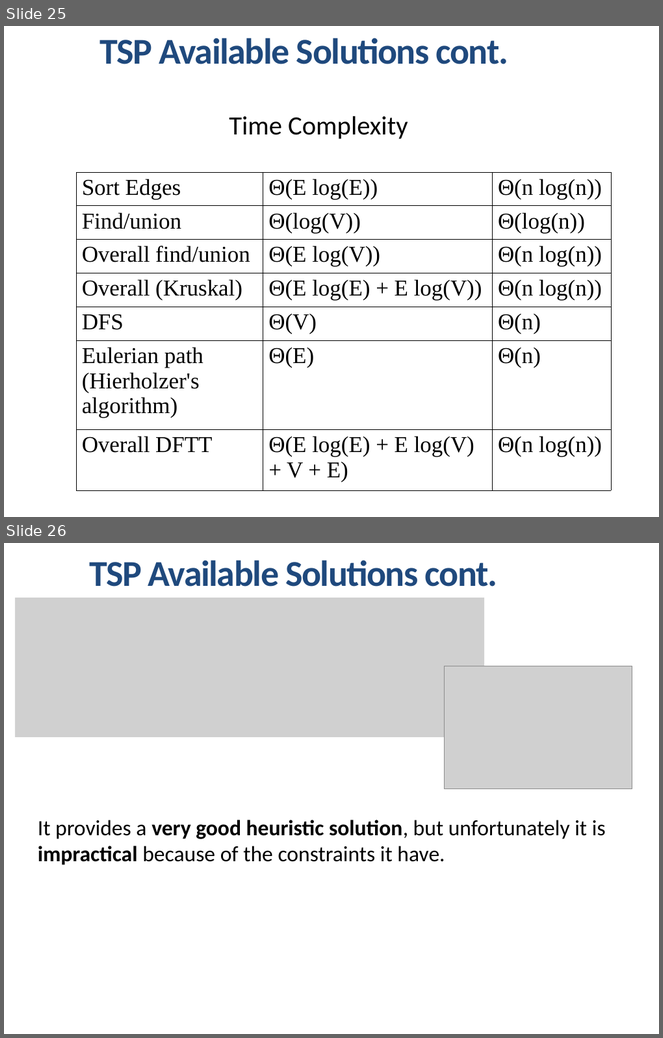
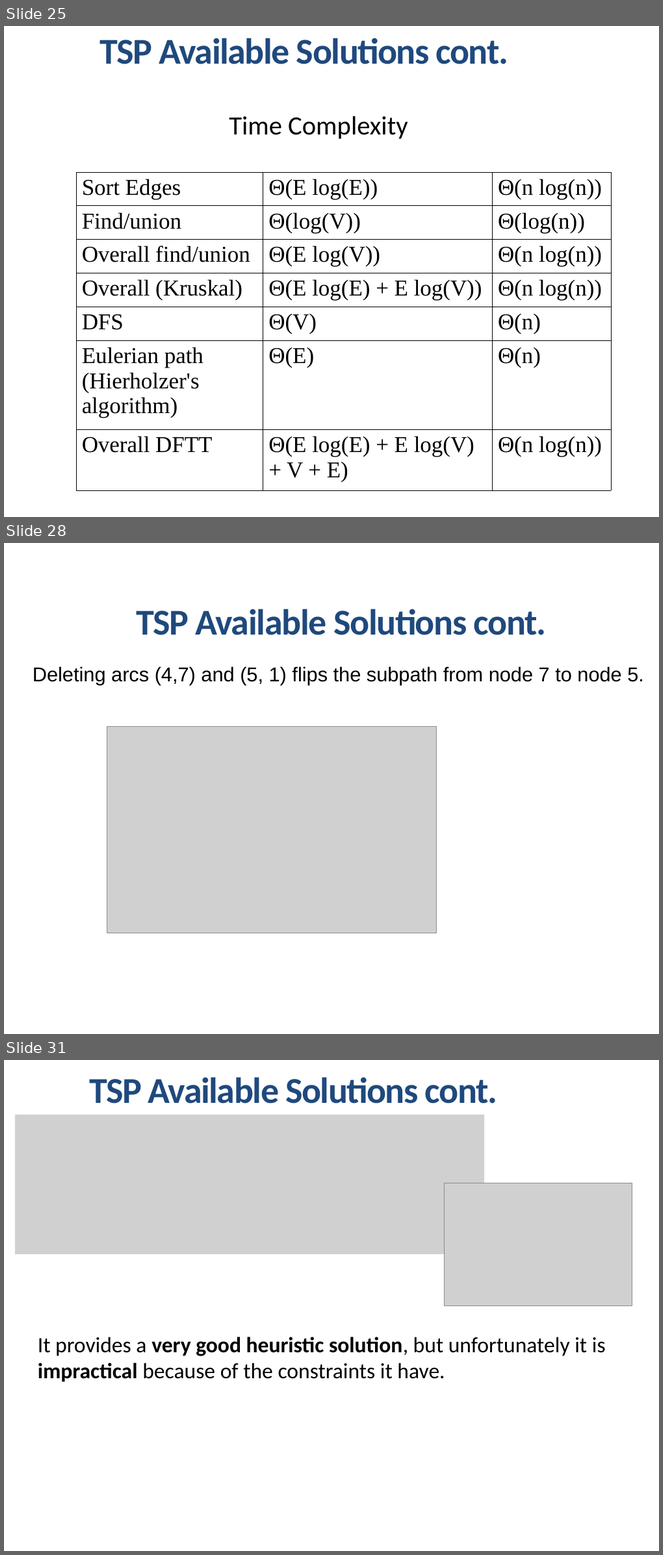
Before and after one commit to mahmoud-mosaad/BuyIt, a slide deck: docs/Intelligent-Transportation-System-v2.3.pptx. Shown one above the other, each under a label of ours: slides 25 and 26 before the commit, slides 25, 28 and 31 after it; the slides between them are not shown. The pictures are 663x1038 and 663x1555 pixels, drawn with LibreOffice and Linux fonts; fonts in the diff are those of the drawing; grey boxes stand for pictures. Boxes give left, top, right and bottom in pixels: in the first picture for what was removed or moved away, otherwise in the second. Text is boxed around its words. In the diff, an @@ line names an element or a change of style, - is before the commit and + after.

```diff
--- a/docs/Intelligent-Transportation-System-v2.3.pptx
+++ b/docs/Intelligent-Transportation-System-v2.3.pptx
@@ slide 28 added at [4,543,659,1034], background #FFFFFF @@
@@ text added at [136,609,547,635], 40 pt, text #1F497D, bold @@
+TSP Available Solutions cont.
@@ text added at [33,667,644,685], 22 pt, text #000000 @@
+Deleting arcs (4,7) and (5, 1) flips the subpath from node 7 to node 5.
@@ picture added at [107,726,436,934] @@
@@ what was slide 26 is now slide 31 @@
```
Also in this commit, not shown: 4 slides changed, 4 other slides added, 1 other file.
